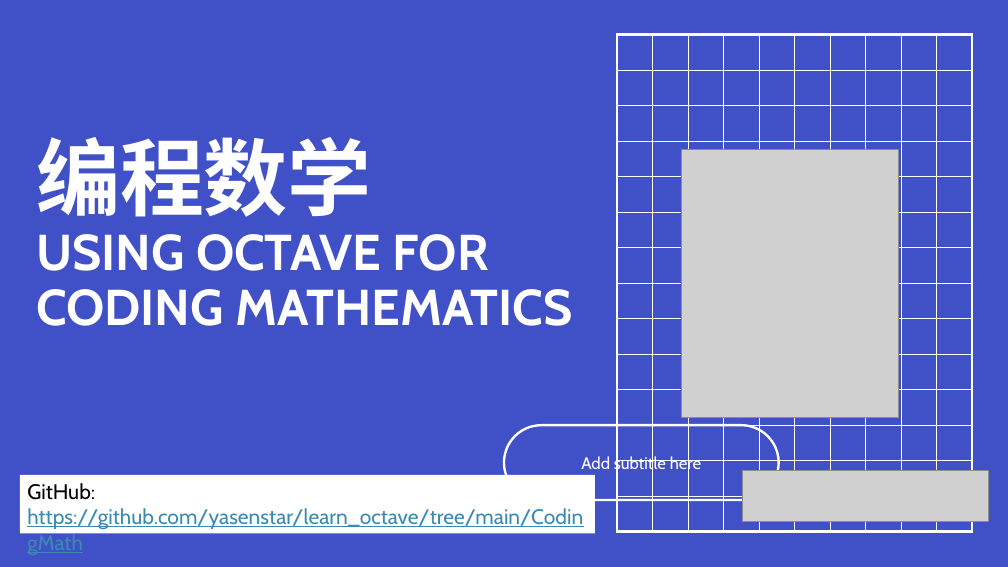
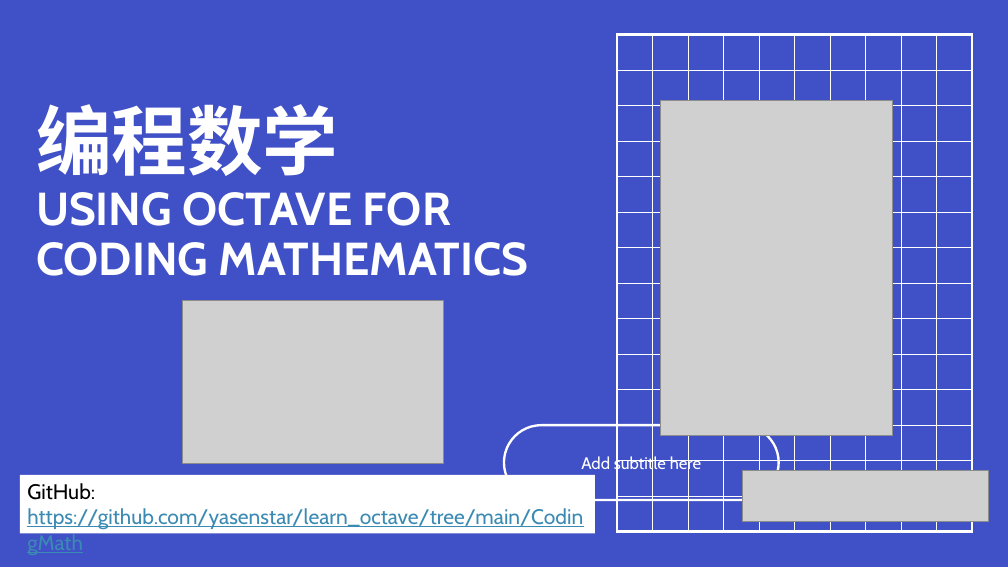
Before and after one commit to yasenstar/learn_octave, a slide deck: slide 2 of CodingMath/codingmath-covers.pptx (slide 1 before the commit). Drawn at 1008x567 pixels with LibreOffice and Linux fonts; fonts in the diff are those of the drawing; grey boxes stand for pictures. Boxes give left, top, right and bottom in pixels: in the first picture for what was removed or moved away, otherwise in the second. Text is boxed around its words. In the diff, an @@ line names an element or a change of style, - is before the commit and + after.

```diff
--- a/CodingMath/codingmath-covers.pptx
+++ b/CodingMath/codingmath-covers.pptx
@@ title "编程数学 USING OCTAVE FOR CODING ..." at (36, 104, 528, 276): size 80 to 72 pt in "编程数学"; size 48 to 44 pt in "USING OCTAVE FOR CODING MATHEMATICS" @@
@@ picture: place and size @@
-picture at (682, 150, 899, 417)
+picture at (660, 100, 892, 435)
@@ picture added at (182, 301, 443, 464) @@
```
Also in this commit, not shown: 1 slide added, 3 other files.
